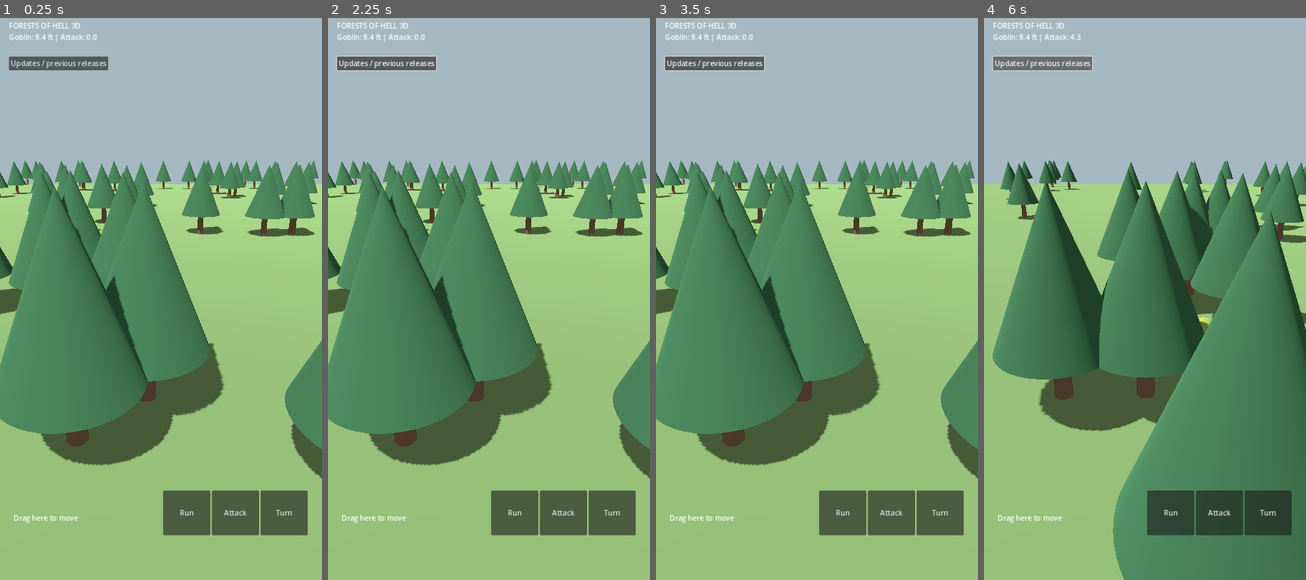
Above: before the commit, frames 1-4 (left to right).
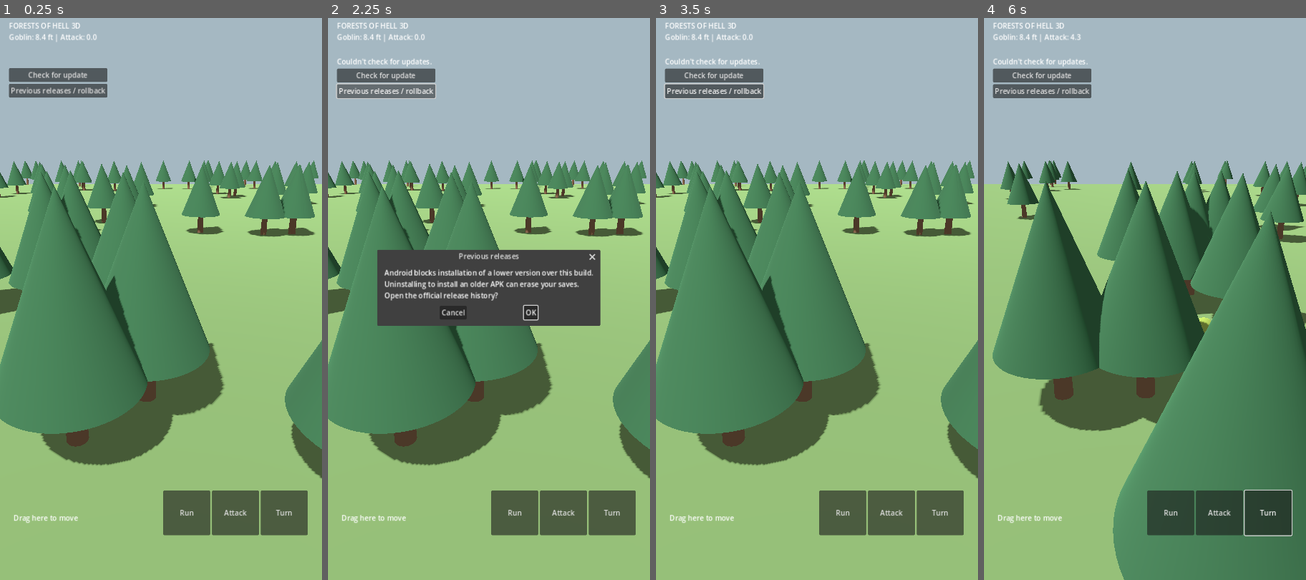
Above: after the commit, the same moments.

Repository: cosmerearchives-creator/Android-DnD-Roguelike
Game: Godot game, scene res://world.tscn
Two runs of this game, one before a commit and one after it. Both use one fixed random seed, a clock stepped at 60 frames per second and the inputs below.
Inputs (mouse positions are in pixels of both pictures, inside the frame that each line leads up to):
- Up to frame 1 (0.25 s): no input
- Up to frame 2 (2.25 s): click (385, 62) at 0.5 s, where only the run before the commit has a clickable "Updates / previous releases"; click (385, 74) at 1.25 s, where only the run after the commit has a clickable "Check for update"; click (385, 91) at 2 s, where only the run after the commit has a clickable "Previous releases / rollback"
- Up to frame 3 (3.5 s): click (858, 310) at 2.75 s, where only the run after the commit has a clickable "OK"
- Up to frame 4 (6 s): click "Run" at 3.5 s; click "Attack" at 4.25 s; click "Turn" at 5 s; click (1041, 62) at 5.75 s, where only the run before the commit has a clickable "Updates / previous releases"

The runs differ from the first frame. In frame 1, 1.9% of the frame differs, in the area x 2-34%, y 6-15%; in frame 2, 11%, in the area x 2-85%, y 6-55%; in frame 3, 2.1%; in frame 4, 2.2%.

Commit message:
Build signed Godot release candidates and check stable Android updates

Diff:
--- /dev/null
+++ b/godot/release_updates.gd
@@ -0,0 +1,97 @@
+extends VBoxContainer
+
+const REPO := "https://github.com/cosmerearchives-creator/Android-DnD-Roguelike"
+const API := "https://api.github.com/repos/cosmerearchives-creator/Android-DnD-Roguelike/releases/latest"
+const HEADERS := ["Accept: application/vnd.github+json", "Cache-Control: no-cache"]
+var status := Label.new()
+var check := Button.new()
+var download := Button.new()
+var request := HTTPRequest.new()
+var download_url := ""
+var release_tag := ""
+var installed_code := 0
+var fetching_manifest := false
+
+func _ready() -> void:
+	add_child(status)
+	check.text = "Check for update"
+	check.pressed.connect(_check)
+	add_child(check)
+	download.hide()
+	download.pressed.connect(func(): OS.shell_open(download_url))
+	add_child(download)
+	var history := Button.new()
+	history.text = "Previous releases / rollback"
+	history.pressed.connect(_explain_rollback)
+	add_child(history)
+	request.timeout = 15
+	request.body_size_limit = 1024 * 1024
+	request.request_completed.connect(_received)
+	add_child(request)
+	if FileAccess.file_exists("res://release-version.json"):
+		var build: Variant = JSON.parse_string(FileAccess.get_file_as_string("res://release-version.json"))
+		if build is Dictionary:
+			installed_code = int(build.get("versionCode", 0))
+	if OS.has_feature("android") and installed_code > 0:
+		_check()
+
+func _check() -> void:
+	check.disabled = true
+	download.hide()
+	status.text = "Checking for updates…"
+	fetching_manifest = false
+	if request.request(API, HEADERS) != OK:
+		_finish("Couldn't start the update check.")
+
+func _finish(message: String) -> void:
+	status.text = message
+	check.disabled = false
+
+func _received(result: int, response: int, _headers: PackedStringArray, body: PackedByteArray) -> void:
+	var data: Variant = JSON.parse_string(body.get_string_from_utf8()) if result == HTTPRequest.RESULT_SUCCESS and response == 200 else null
+	if not data is Dictionary:
+		_finish("Couldn't check for updates.")
+		return
+	if fetching_manifest:
+		var code := int(data.get("versionCode", 0))
+		if data.get("versionName") != release_tag.substr(1) or data.get("apkUrl") != download_url or code <= 0:
+			_finish("Release information could not be verified.")
+		elif code > installed_code:
+			download.text = "Download " + release_tag
+			download.show()
+			_finish("Update available")
+		else:
+			_finish("You're up to date.")
+		return
+	release_tag = str(data.get("tag_name", ""))
+	var format := RegEx.new()
+	format.compile("^v[0-9]+\\.[0-9]+\\.[0-9]+$")
+	if data.get("draft", true) or data.get("prerelease", true) or format.search(release_tag) == null:
+		_finish("No stable update available.")
+		return
+	var prefix := REPO + "/releases/download/" + release_tag + "/"
+	download_url = prefix + "Android-DnD-Roguelike.apk"
+	var manifest := prefix + "update.json"
+	var listed_apk := false
+	var listed_manifest := false
+	for asset in data.get("assets", []):
+		if asset is Dictionary:
+			var url: String = asset.get("browser_download_url", "")
+			listed_apk = listed_apk or url == download_url
+			listed_manifest = listed_manifest or url == manifest
+	if not listed_apk or not listed_manifest:
+		_finish("Release files are missing.")
+		return
+	fetching_manifest = true
+	if request.request(manifest) != OK:
+		_finish("Couldn't read release information.")
+
+func _explain_rollback() -> void:
+	var dialog := ConfirmationDialog.new()
+	dialog.title = "Previous releases"
+	dialog.dialog_text = "Android blocks installation of a lower version over this build.\nUninstalling to install an older APK can erase your saves.\nOpen the official release history?"
+	dialog.confirmed.connect(func(): OS.shell_open(REPO + "/releases"))
+	dialog.confirmed.connect(dialog.queue_free)
+	dialog.canceled.connect(dialog.queue_free)
+	add_child(dialog)
+	dialog.popup_centered()
--- a/godot/world.gd
+++ b/godot/world.gd
@@ -98,11 +98,9 @@
 	status = Label.new()
 	status.position = Vector2(20,30)
 	ui.add_child(status)
-	var releases := Button.new()
-	releases.text = "Updates / previous releases"
+	var releases := preload("res://release_updates.gd").new()
 	releases.position = Vector2(20,110)
 	ui.add_child(releases)
-	releases.pressed.connect(func(): OS.shell_open("https://github.com/cosmerearchives-creator/Android-DnD-Roguelike/releases"))
 	var controls := HBoxContainer.new()
 	controls.position = Vector2(365,1080)
 	ui.add_child(controls)
Not shown, changed: godot/export_presets.cfg
